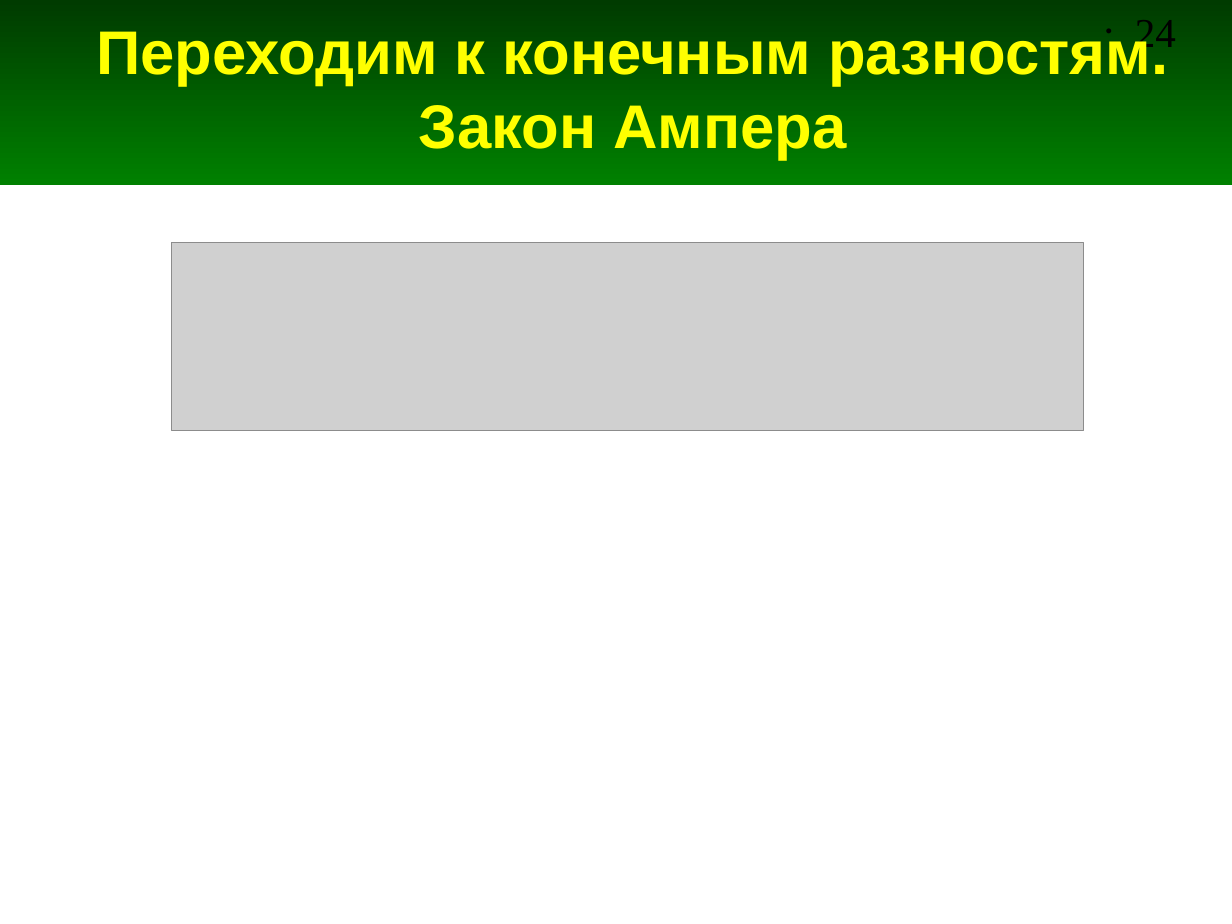
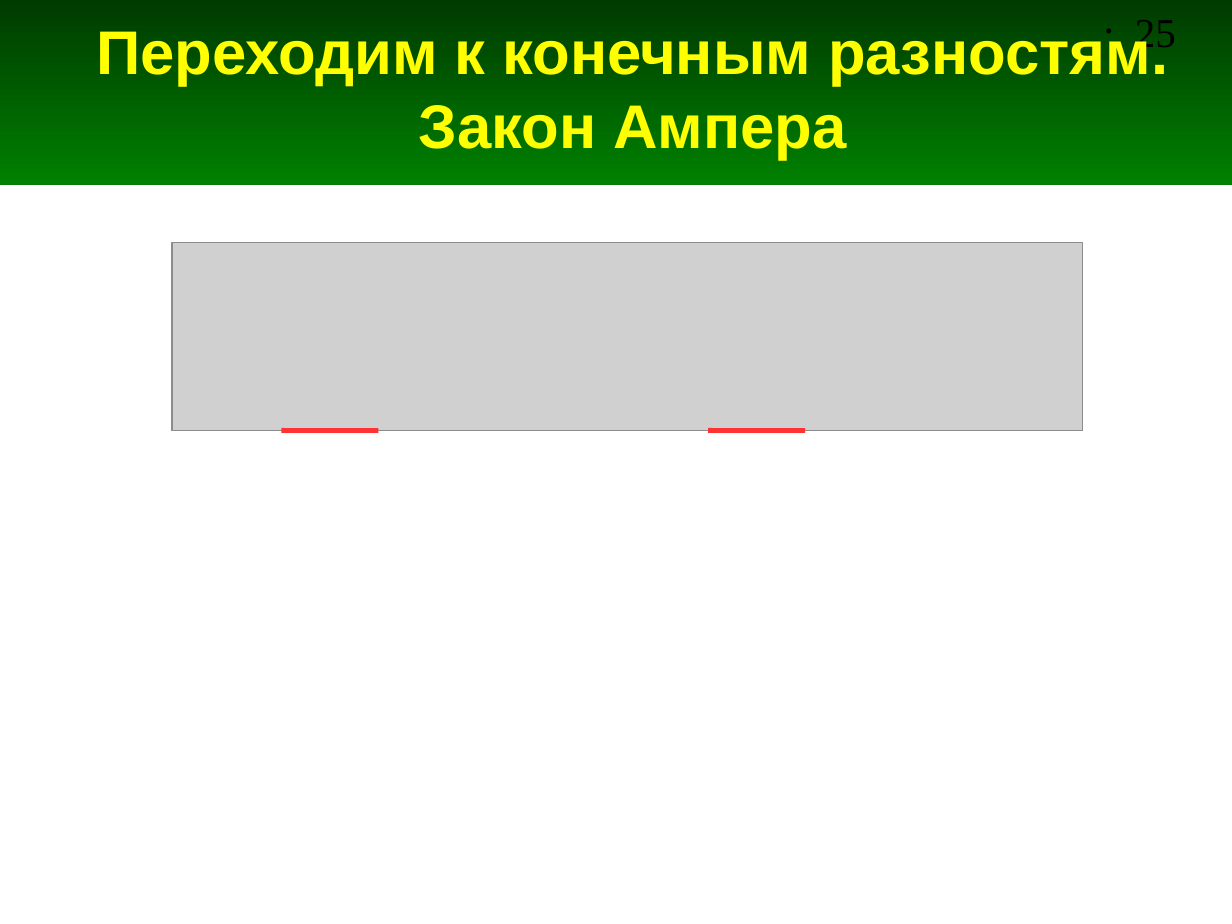
Before and after one commit to andris0147sv/modelling, a slide deck: slide 25 of FDTD.odp (slide 24 before the commit). Drawn at 1232x924 pixels with LibreOffice and Linux fonts; fonts in the diff are those of the drawing; grey boxes stand for pictures. Boxes give left, top, right and bottom in pixels: in the first picture for what was removed or moved away, otherwise in the second. Text is boxed around its words. In the diff, an @@ line names an element or a change of style, - is before the commit and + after.

```diff
--- a/FDTD.odp
+++ b/FDTD.odp
@@ page number at [1135, 20, 1176, 55]: text changed @@
-• 24
+• 25
@@ line added from (281, 430) to (378, 430), #FF3333 2.83 pt @@
@@ line added from (708, 430) to (806, 430), #FF3333 2.83 pt @@
```
Also in this commit, not shown: 6 other slides changed, 3 slides added.
